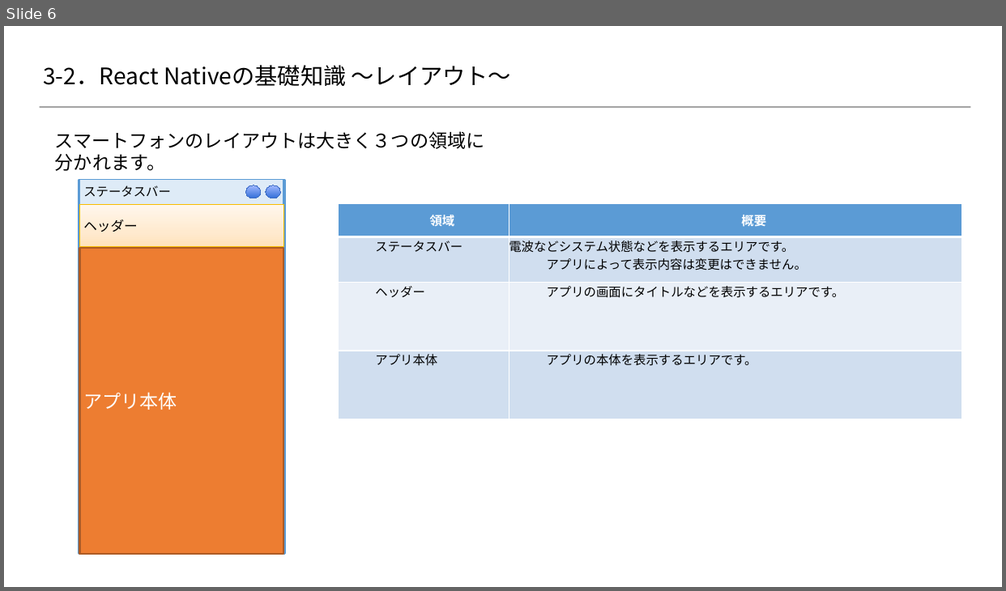
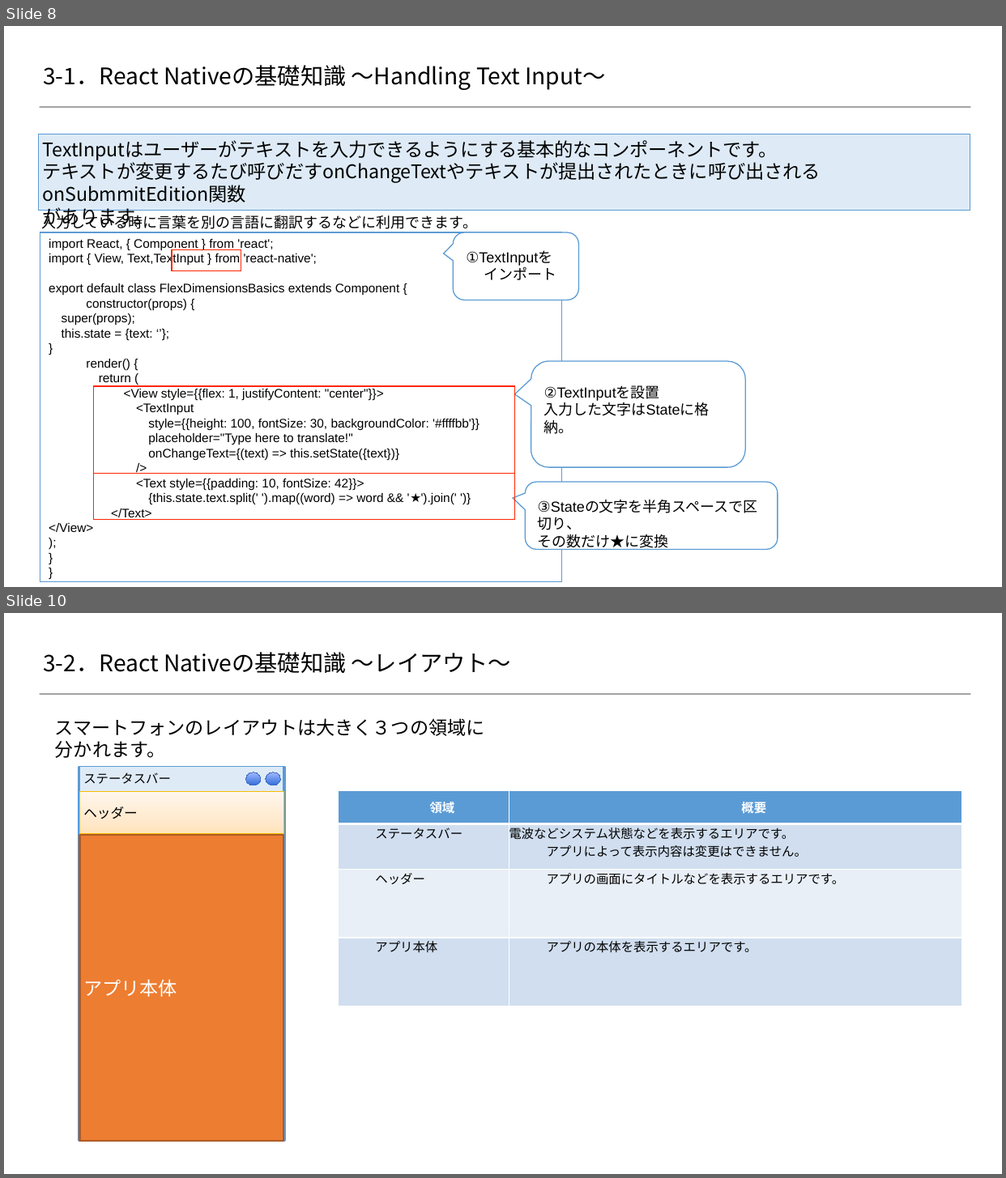
Before and after one commit to 2018SYSTEMI34/diary, a slide deck: doc/02_SlideShare/01.ネタ/３_ReactNative基礎知識/react-native.pptx. Shown one above the other, each under a label of ours: slide 6 before the commit, slides 8 and 10 after it; the slides between them are not shown. The pictures are 1006x591 and 1006x1178 pixels, drawn with LibreOffice and Linux fonts; fonts in the diff are those of the drawing; background and template pictures are left out. Boxes give left, top, right and bottom in pixels: in the first picture for what was removed or moved away, otherwise in the second. Text is boxed around its words. In the diff, an @@ line names an element or a change of style, - is before the commit and + after.

Commit message:
ReactNative基礎知識_ページ追加
ReactNative基礎知識_ページ追加

```diff
--- a/doc/02_SlideShare/01.ネタ/３_ReactNative基礎知識/react-native.pptx
+++ b/doc/02_SlideShare/01.ネタ/３_ReactNative基礎知識/react-native.pptx
@@ slide 8 added at [4,26,1002,587], background #FFFFFF; not listed: 1 template element that a slide beside it also shows @@
@@ title added at [43,65,605,90], 22 pt, text #000000 @@
+3-1．React Nativeの基礎知識 ～Handling Text Input～
@@ text added at [39,134,970,210], fill #DEEBF7, outline #5B9BD5 1 pt, 18 pt, text #000000 @@
+TextInputはユーザーがテキストを入力できるようにする基本的なコンポーネントです。
+テキストが変更するたび呼びだすonChangeTextやテキストが提出されたときに呼び出されるonSubmmitEdition関数
+があります。
@@ text added at [41,213,477,233], 14 pt, text #000000 @@
+入力している時に言葉を別の言語に翻訳するなどに利用できます。
@@ rectangle added at [40,233,562,582], fill #FFFFFF, outline #5B9BD5 1 pt @@
@@ text added at [49,239,479,532], 12 pt, text #000000 @@
+import React, { Component } from 'react';
+import { View, Text,TextInput } from 'react-native';
+export default class FlexDimensionsBasics extends Component {
+constructor(props) {
+  super(props);
+  this.state = {text: ‘’};
+  }
+render() {
+return (
+<View style={{flex: 1, justifyContent: "center"}}>
+<TextInput
+style={{height: 100, fontSize: 30, backgroundColor: '#ffffbb'}}
+placeholder="Type here to translate!"
+onChangeText={(text) => this.setState({text})}
+/>
+<Text style={{padding: 10, fontSize: 42}}>
+{this.state.text.split(' ').map((word) => word && '★').join(' ')}
+</Text>
+</View>
+);
+}
+}
@@ rounded speech box added at [454,233,579,300], fill #FFFFFF, outline #5B9BD5 1 pt @@
@@ rectangle added at [172,250,241,271], outline #FF2600 1 pt @@
@@ text added at [466,250,556,280], 14 pt, text #000000 @@
+①TextInputを
+インポート
@@ rounded speech box added at [531,361,745,467], fill #FFFFFF, outline #5B9BD5 1 pt @@
@@ rectangle added at [94,386,515,474], outline #FF2600 1 pt @@
@@ text added at [544,386,710,434], 14 pt, text #000000 @@
+②TextInputを設置
+入力した文字はStateに格納。
@@ rectangle added at [94,474,515,519], outline #FF2600 1 pt @@
@@ rounded speech box added at [525,482,778,549], fill #FFFFFF, outline #5B9BD5 1 pt @@
@@ text added at [538,517,669,551], 14 pt, text #000000 @@
+③Stateの文字を半角スペースで区切り、
+その数だけ★に変換
@@ what was slide 6 is now slide 10 @@
```
Also in this commit, not shown: 3 slides changed, 5 other slides added, 2 slides removed.
